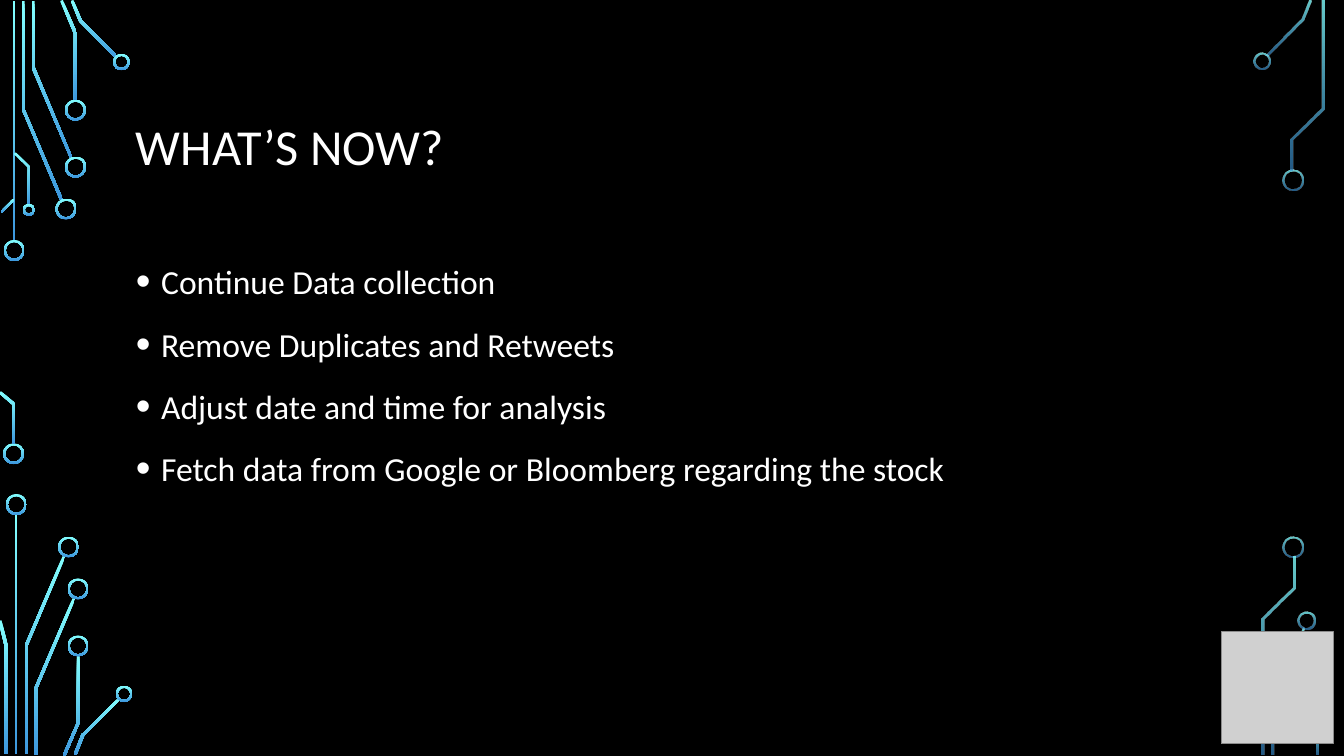
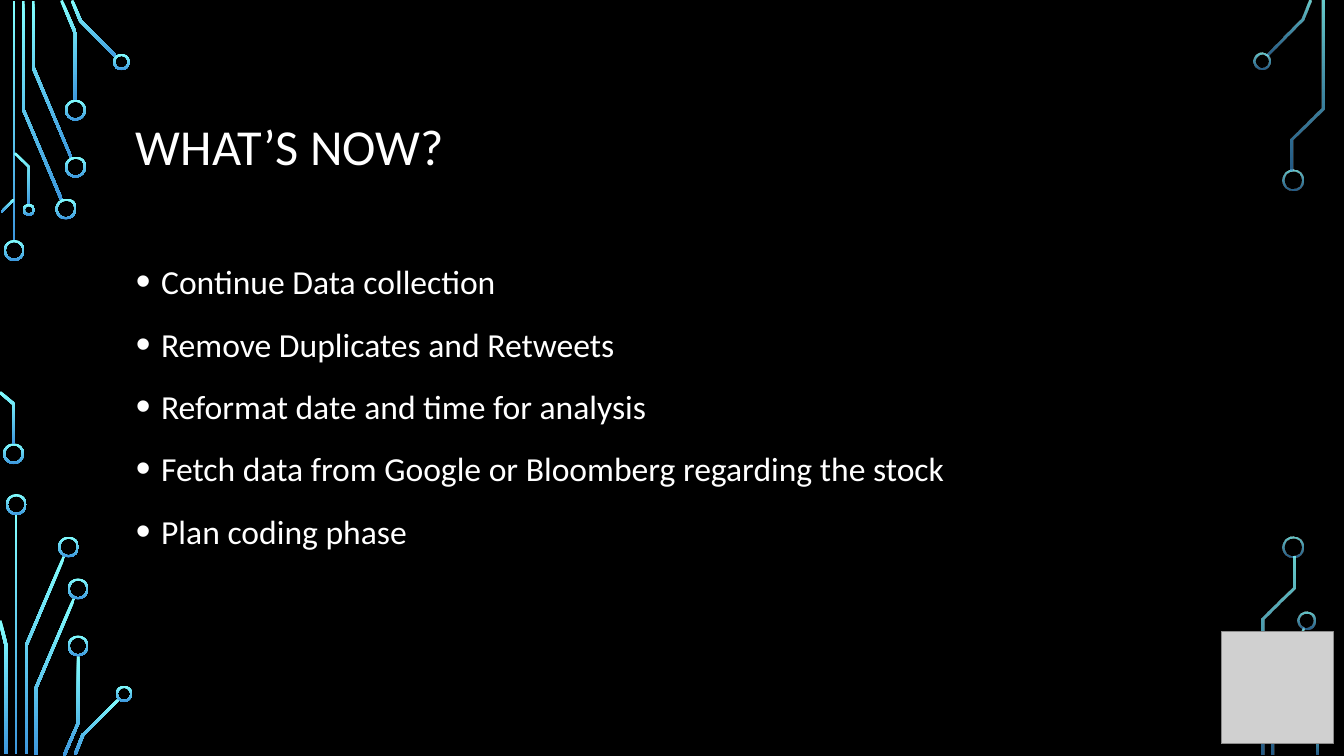
Before and after one commit to shangeri/Software-Engineering-7-610-1.00, a slide deck: slide 12 of Presention_by_Cédric.pptx (slide 10 before the commit). Drawn at 1344x756 pixels with LibreOffice and Linux fonts; fonts in the diff are those of the drawing; grey boxes stand for pictures; background and template pictures are left out. Boxes give left, top, right and bottom in pixels: in the first picture for what was removed or moved away, otherwise in the second. Text is boxed around its words. In the diff, an @@ line names an element or a change of style, - is before the commit and + after.

```diff
--- a/Presention_by_Cédric.pptx
+++ b/Presention_by_Cédric.pptx
@@ text at [161, 395, 646, 425]: text changed @@
-• Adjust date and time for analysis
+• Reformat date and time for analysis
@@ text at [161, 520, 407, 550]: paragraph added @@
+• Plan coding phase
```
Also in this commit, not shown: 5 other slides changed, 2 slides added.
